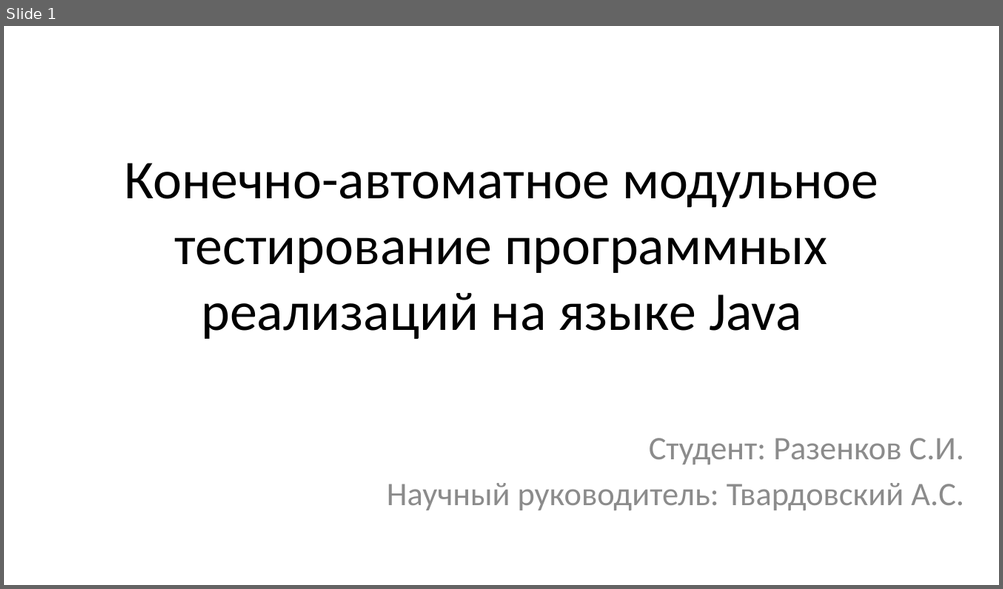
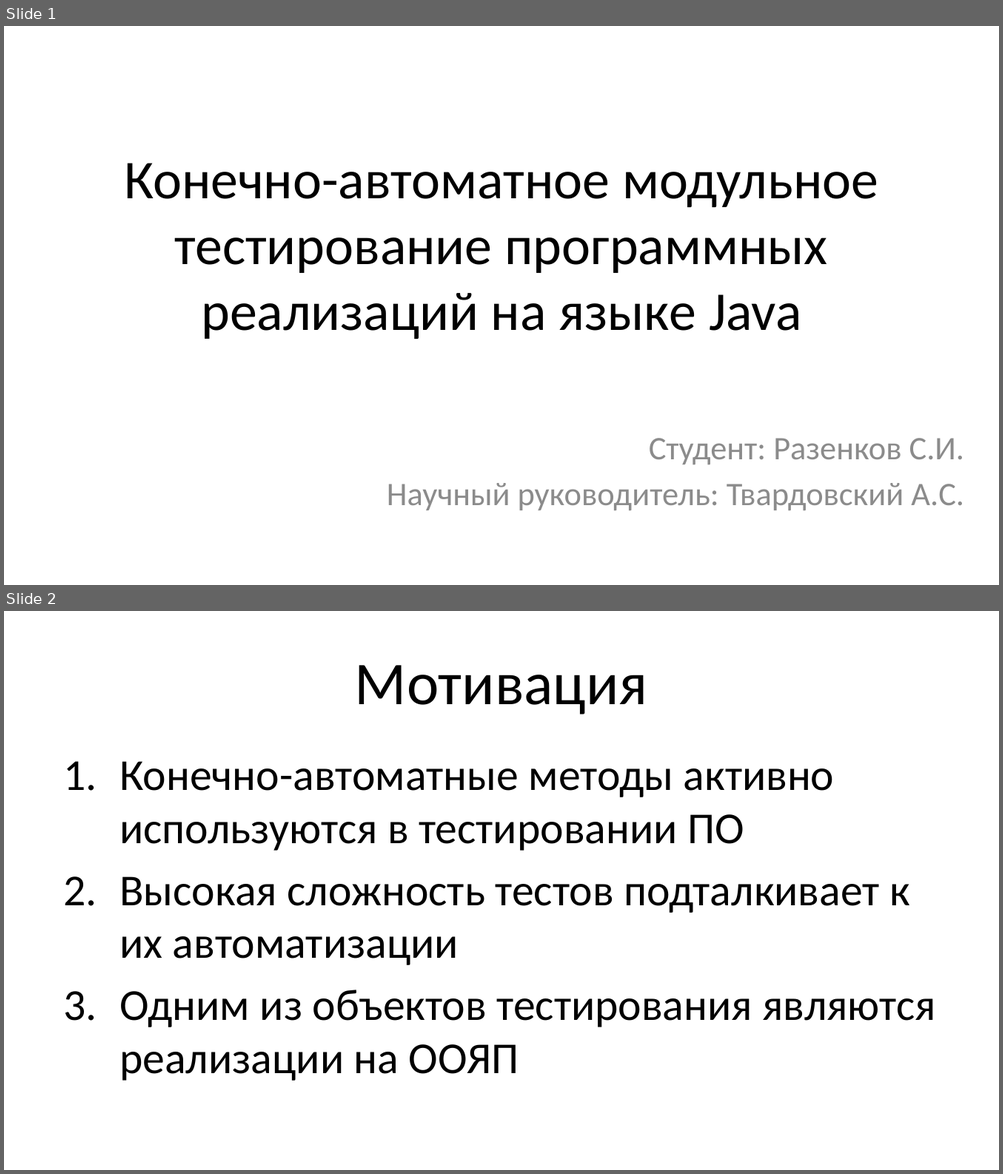
Before and after one commit to sirazenkov/fsm-unit-testing, a slide deck: Обзор.pptx. Shown one above the other, each under a label of ours: slide 1 before the commit, slides 1 and 2 after it. The pictures are 1003x589 and 1003x1174 pixels, drawn with LibreOffice and Linux fonts; fonts in the diff are those of the drawing. Boxes give left, top, right and bottom in pixels: in the first picture for what was removed or moved away, otherwise in the second. Text is boxed around its words. In the diff, an @@ line names an element or a change of style, - is before the commit and + after.

```diff
--- a/Обзор.pptx
+++ b/Обзор.pptx
@@ slide 2 added at (4,611,999,1170), background #FFFFFF @@
@@ title added at (355,665,648,715), 44 pt, text #000000 @@
+Мотивация
@@ text added at (119,761,936,1081), 32 pt, text #000000 @@
+1. Конечно-автоматные методы активно используются в тестировании ПО
+2. Высокая сложность тестов подталкивает к их автоматизации
+3. Одним из объектов тестирования являются реализации на ООЯП
```
Also in this commit, not shown: 4 slides changed, 1 slide removed.
